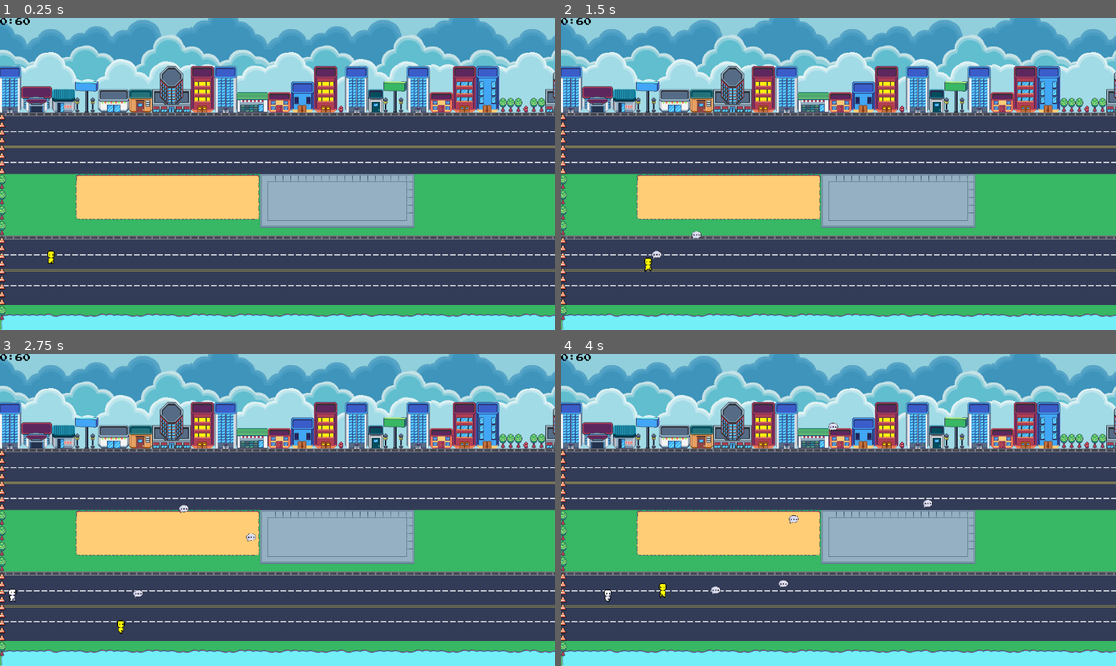
Above: before the commit, frames 1-4 (two rows, left to right).
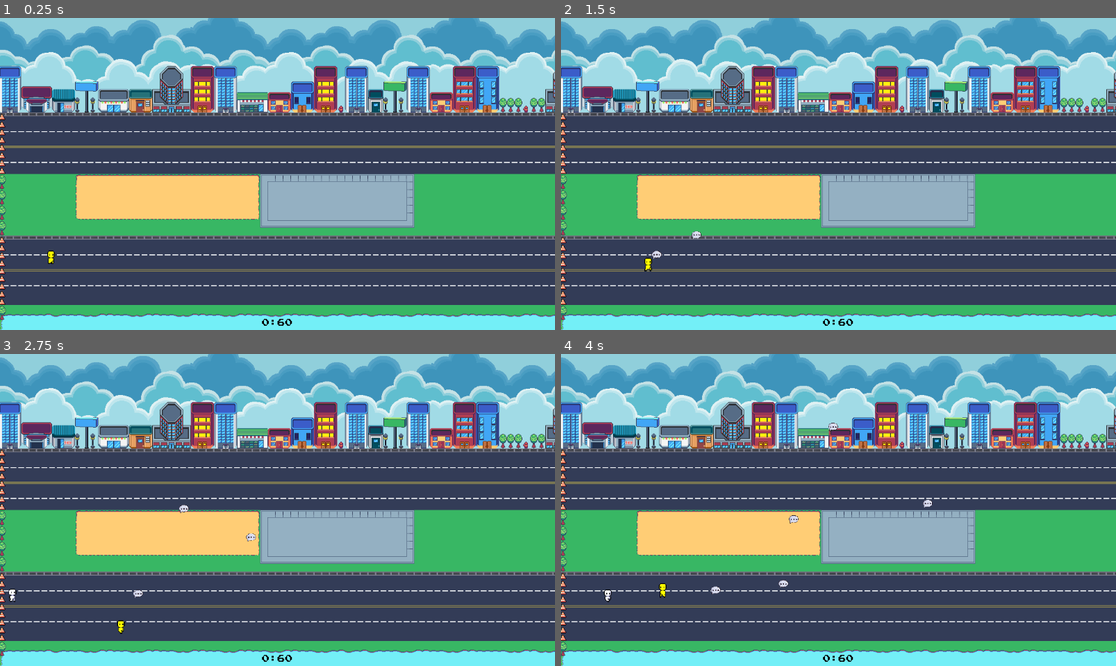
Above: after the commit, the same moments.

Repository: eliseokeefe/GameDevFinal
Game: Godot game, scene res://part_2.tscn
The game is run twice, just before and just after one commit, with the same random seed, the same clock (stepped at 60 frames per second) and the same inputs. This scene is started directly instead of the project's main scene.
Inputs (mouse positions are in pixels of both pictures, inside the frame that each line leads up to):
- Up to frame 1 (0.25 s): no input
- Up to frame 2 (1.5 s): tap Enter at 0.5 s; move the mouse to (960, 158) at 0.52 s; hold D (right) 0.53-1.28 s; click (960, 158) at 0.6 s; move the mouse to (727, 189) at 1.27 s; hold S (down) from 1.28 s (still down); click (727, 189) at 1.35 s
- Up to frame 3 (2.75 s): move the mouse to (333, 441) at 2.02 s; release S (down) at 2.03 s; hold D (right) from 2.03 s (still down); click (333, 441) at 2.1 s
- Up to frame 4 (4 s): move the mouse to (810, 572) at 2.77 s; release D (right) at 2.78 s; hold W (up) 2.78-3.53 s; click (810, 572) at 2.85 s; move the mouse to (1005, 556) at 3.52 s; hold A (left) from 3.53 s (still down); click (1005, 556) at 3.6 s

The runs differ from the first frame. In frame 1, 0.1% of the frame differs, in the area x 0-53%, y 0-99%; in frame 2, 0.1%; in frame 3, 0.1%; in frame 4, 0.1%.

Commit message:
updated timer2 location

Diff:
--- a/timer_part_2.tscn
+++ b/timer_part_2.tscn
@@ -9,8 +9,16 @@
 [node name="Timer" type="Timer" parent="."]
 
 [node name="timer_label" type="Label" parent="."]
-offset_right = 40.0
-offset_bottom = 23.0
+anchors_preset = 7
+anchor_left = 0.5
+anchor_top = 1.0
+anchor_right = 0.5
+anchor_bottom = 1.0
+offset_left = -32.0
+offset_top = -23.0
+offset_right = 32.0
+grow_horizontal = 2
+grow_vertical = 0
 theme_override_colors/font_color = Color(0, 0, 0, 1)
 theme_override_fonts/font = ExtResource("2_eyxh0")
 text = "0:60"
